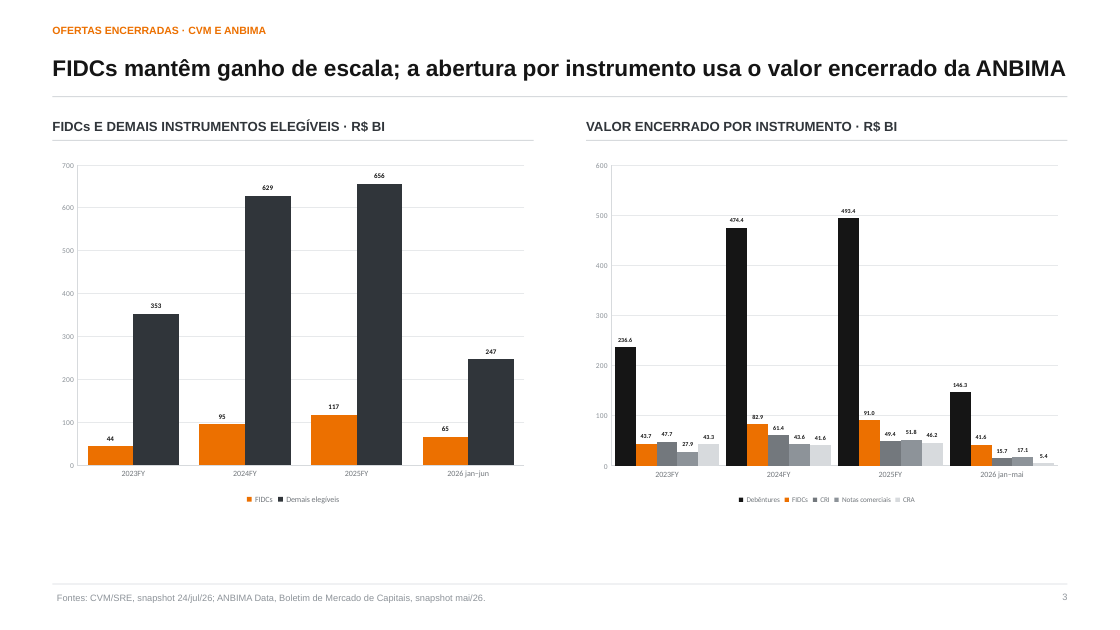
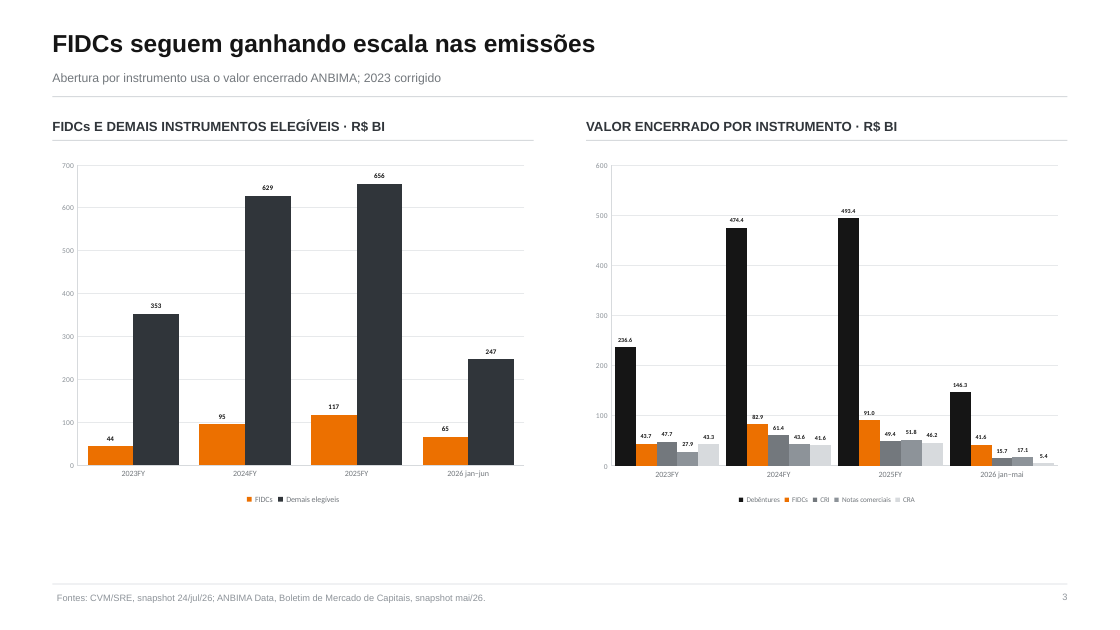
Before and after one commit to abalroar/fidc, a slide deck: slide 3 of data/industry_study/generated_revision/industry_executive_revised.pptx. Drawn at 1120x630 pixels with LibreOffice and Linux fonts; fonts in the diff are those of the drawing. Boxes give left, top, right and bottom in pixels: in the first picture for what was removed or moved away, otherwise in the second. Text is boxed around its words. In the diff, an @@ line names an element or a change of style, - is before the commit and + after.

```diff
--- a/data/industry_study/generated_revision/industry_executive_revised.pptx
+++ b/data/industry_study/generated_revision/industry_executive_revised.pptx
@@ text "FIDCs seguem ganhando escala nas ..." at [52,34,596,57]: vertical alignment top to middle @@
@@ text at [52,34,596,57]: text changed; size 9 to 21 pt; text colour #EC7000 to #151515 @@
-OFERTAS ENCERRADAS · CVM E ANBIMA
+FIDCs seguem ganhando escala nas emissões
@@ text at [52,73,441,85]: text changed; size 19.4 to 10.5 pt; text colour #151515 to #73787D; bold off @@
-FIDCs mantêm ganho de escala; a abertura por instrumento usa o valor encerrado da ANBIMA
+Abertura por instrumento usa o valor encerrado ANBIMA; 2023 corrigido
```
Also in this commit, not shown: 16 other slides changed, 17 other files.
